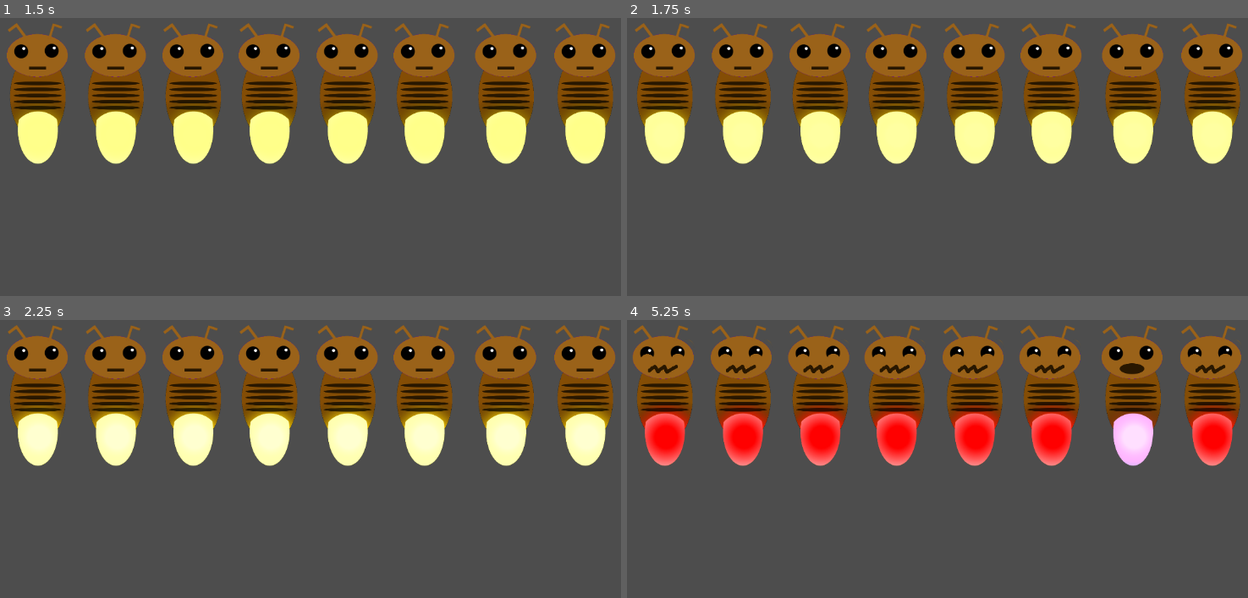
Above: before the commit, frames 1-4 (two rows, left to right).
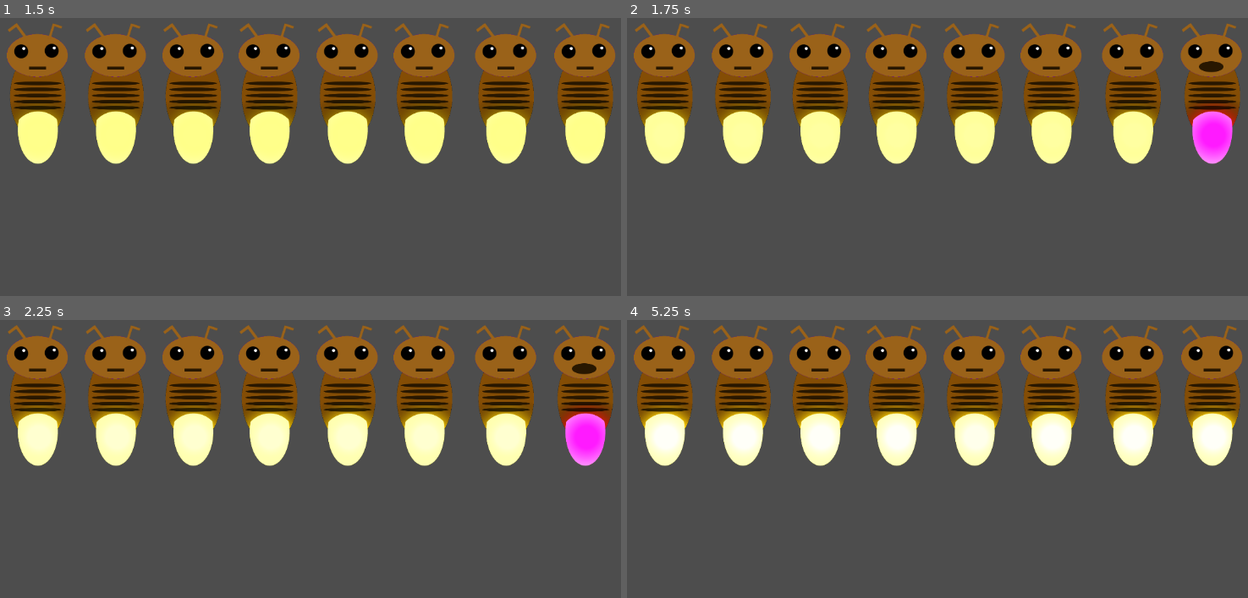
Above: after the commit, the same moments.

Repository: Kaijiro/ld56
Game: Godot game, scene res://scenes/ld_56.tscn
Same seed, same stepped clock (60 frames per second), same inputs: the game is played once before the commit and once after it. Sound files missing from this copy of the repository are replaced by a short silence.
Inputs (mouse positions are in pixels of both pictures, inside the frame that each line leads up to):
- Up to frame 1 (1.5 s): move the mouse to (37, 187) at 0.52 s; click (37, 187) at 0.6 s; move the mouse to (117, 98) at 1.27 s; click (117, 98) at 1.35 s
- Up to frame 2 (1.75 s): no input
- Up to frame 3 (2.25 s): move the mouse to (192, 400) at 2.02 s; click (192, 400) at 2.1 s
- Up to frame 4 (5.25 s): move the mouse to (894, 400) at 2.77 s; click (894, 400) at 2.85 s; move the mouse to (974, 400) at 3.52 s; click (974, 400) at 3.6 s; move the mouse to (1049, 400) at 4.27 s; click (1049, 400) at 4.35 s; move the mouse to (1130, 400) at 5.02 s; click (1130, 400) at 5.1 s

Frame 1 is identical in both runs. In frame 2, 1.4% of the frame differs, in the area x 89-100%, y 1-53%; in frame 3, 1.5%; in frame 4, 13%, in the area x 0-100%, y 1-53%.

Commit message:
Smarter (?) scene reset on Game Over

Diff:
--- a/scripts/sequencer.gd
+++ b/scripts/sequencer.gd
@@ -18,7 +18,7 @@
 
 # Called when the node enters the scene tree for the first time.
 func _ready() -> void:
-    self.init()
+    self.point = difficulties_points[self.current_difficulty]
     for node in self.get_children():
         if node is Firefly:
             node.connect("FireflyPlayed", self.handle_player_play)
@@ -33,22 +33,12 @@
     #await self.get_tree().create_timer(5).timeout
     GameSignals.emit_signal("FirefliesTurn")
 
-func init() -> void:
-    self.score = 0
-    self.current_difficulty = 0
-    self.point = difficulties_points[self.current_difficulty]
-    self.count_error = 0
-    self.sequence_index = 0
-    self.is_lasttry_error = false
-    self.sequence = []
-
 func call_sequence() -> void:
     if self.is_lasttry_error:
         self.is_lasttry_error = false
     else:
         self.sequence.append(fireflies.pick_random())
-    print("LET'S GET READY TO RUUUMMBLLEEEEEEEE")
-    await self.get_tree().create_timer(3).timeout
+        await self.get_tree().create_timer(1.5).timeout
 
     print("I will begin my sequence")
     await self.play_sequence()
@@ -74,6 +64,7 @@
     GameSignals.emit_signal("FirefliesTurn")
 
 func sequence_failure() -> void:
+    await get_tree().create_timer(1).timeout
     self.count_error += 1
     self.point = max(self.point - 1, 1);
     print("New point value : "+str(self.point))
@@ -88,9 +79,9 @@
 # TODO Placeholder, probably won't make it to final build
 func game_over() -> void:
     print("Final Score : ",self.score)
-    self.init()
     print("New Game")
-    GameSignals.emit_signal("FirefliesTurn")
+    await get_tree().create_timer(1.5).timeout
+    get_tree().reload_current_scene()
 
 func handle_player_play(id: int) -> void:
     if self.sequence[self.sequence_index].id == id:
